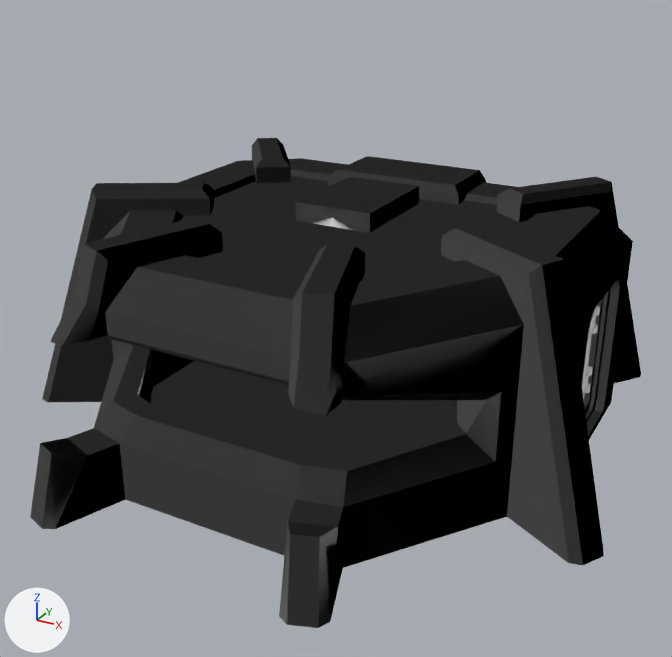
The FBX model Assets/Models/TurretBunker.fbx: old version first, new version second.
One viewpoint serves both versions: a 50 mm lens placed at (10.9, -21.7, 12.5), pointed at (0.5, -2.8, 3.1). Every picture has the same lights, and +X, +Y and +Z are marked at lower left. Where no turn or scale is listed for an object, it has been applied to the vertices.

Before the edit, the objects in view are built like this:
```python
me_bunker_komplete_004 = bpy.data.meshes.new('Bunker komplete.004')
me_bunker_komplete_004.from_pydata(...)  # 1816 vertices, 1699 faces; spans x -8.0..8.0, y -9.7..5.1, z 0.1..6.2
# faces by material slot: [11, 816, 872]
me_bunker_komplete_004.materials.append(mat_vents_system)  # its picture is missing
me_bunker_komplete_004.materials.append(mat_bunker)  # its picture is missing
me_bunker_komplete_004.materials.append(mat_doors)  # its picture is missing
ob_bunker = bpy.data.objects.new('Bunker', me_bunker_komplete_004)
ob_bunker.location = (0.0, 0.0, 0.0)
```
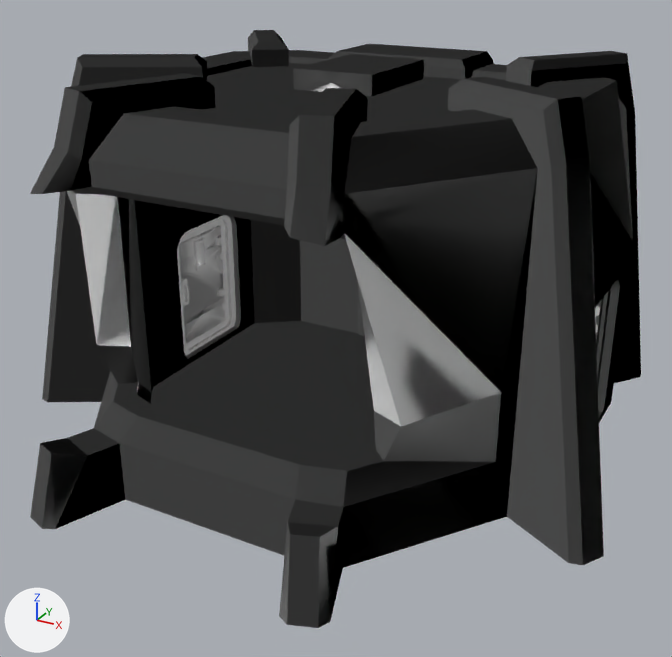
Where the newer file only moved an object's origin or applied its transform, the numbers keep the older frame.

The change, as a diff of the scene's bpy script:
```diff
--- a/Assets/Models/TurretBunker.fbx.py
+++ b/Assets/Models/TurretBunker.fbx.py
@@ me_bunker_komplete_004 @@
 # used by ob_bunker; location = (0.0, 0.0, 0.0)
-me_bunker_komplete_004.from_pydata(...)  # 1816 vertices, 1699 faces; spans x -8.0..8.0, y -9.7..5.1, z 0.1..6.2
+me_bunker_komplete_004.from_pydata(...)  # 1816 vertices, 1699 faces; spans x -8.0..8.0, y -9.7..5.1, z 0.1..9.5
+# me_bunker_komplete_004 part 1: the loose piece of 12 vertices spanning x -1.1..1.1, y -2.1..0.8, z 5.5..6.0 is moved by (0.0, 0.0, 3.3)
+# me_bunker_komplete_004 part 2: all 4 vertices in x 4.4..5.2, y -4.7..-4.2, z 2.1..3.1 are moved by (-1.1, -1.9, 0.0)
+# me_bunker_komplete_004 part 3: 125 of the vertices in x -6.6..6.6, y -8.7..-1.9, z 3.9..6.2 are moved by (0.0, 0.0, 3.3)
+# me_bunker_komplete_004 part 4: 46 of the vertices in x 0.0..5.9, y 0.5..4.5, z 4.6..6.2 are moved by (0.0, 0.0, 3.3)
+# me_bunker_komplete_004 part 5: 40 of the vertices in x -5.9..-1.8, y 0.5..4.5, z 4.6..6.2 are moved by (0.0, 0.0, 3.3)
+# me_bunker_komplete_004 part 6: all 4 vertices in x -5.2..-4.4, y -4.7..-4.2, z 2.1..3.1 are moved by (1.1, -1.8, 0.0)
 me_bunker_komplete_004.materials.append(mat_vents_system)
```

Where the change shows, as pixel boxes (x1, y1, x2, y2) in the pictures (672 x 657 px; the box of a moved part takes in the faces that stretch with it):
'Bunker', reshaped (22% taller): before (30, 138, 641, 628); after (30, 30, 641, 628)
part 1 of me_bunker_komplete_004, moved or reshaped: before (296, 176, 420, 233); after (293, 54, 424, 97)
part 2 of me_bunker_komplete_004, moved or reshaped: before (343, 392, 501, 507); after (343, 233, 501, 507)
part 3 of me_bunker_komplete_004, moved or reshaped: before (42, 183, 633, 565); after (30, 54, 633, 565)
part 4 of me_bunker_komplete_004, moved or reshaped: before (270, 163, 641, 383); after (268, 47, 641, 383)
part 5 of me_bunker_komplete_004, moved or reshaped: before (178, 138, 421, 261); after (177, 30, 426, 334)
part 6 of me_bunker_komplete_004, moved or reshaped: before (94, 340, 152, 427); after (67, 190, 152, 427)
'Bunker.002', unchanged, uncovered by the edit: before (582, 306, 600, 400); after (179, 226, 600, 343)
